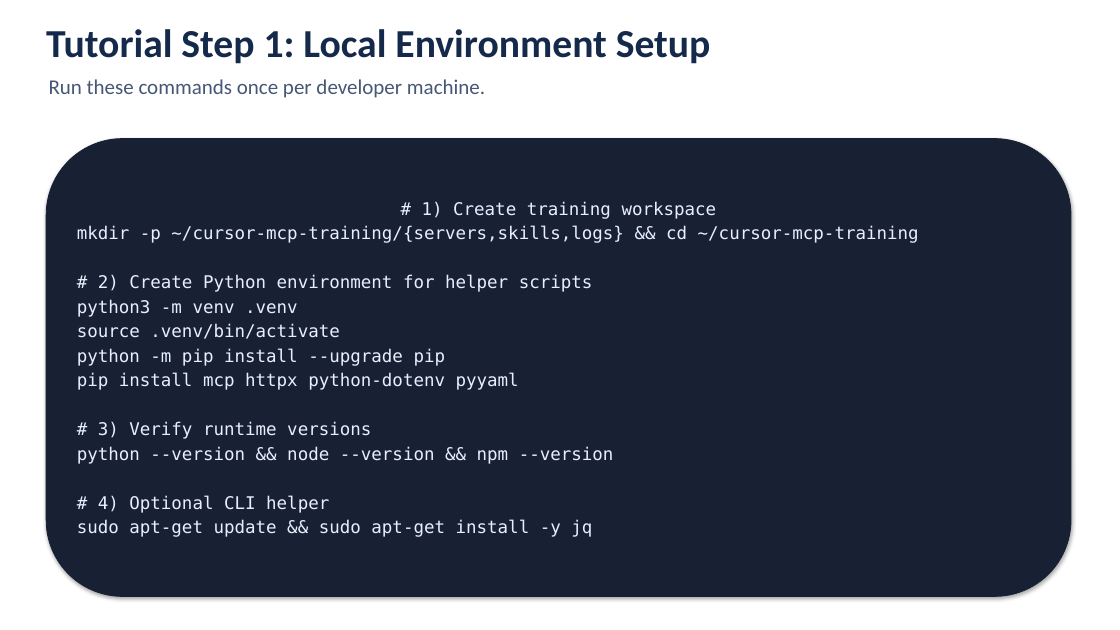
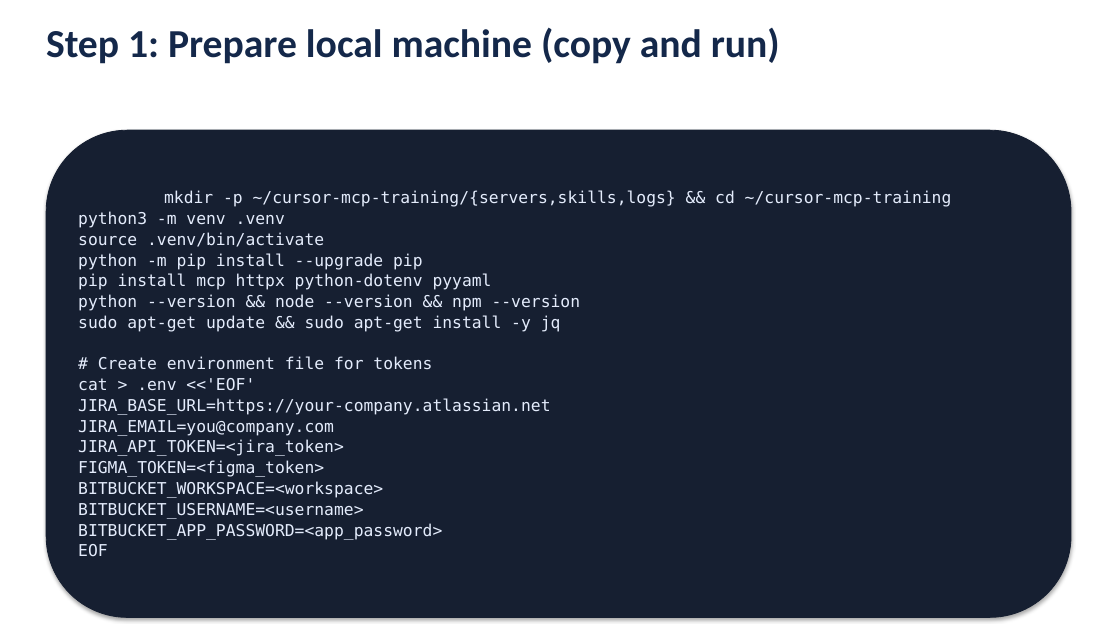
Before and after one commit to hassanahmedfoodservicesdirectunilever/cursor, a slide deck: slide 8 of Solution_Assessment_Cursor_AI_Capabilities_Integration_Review.pptx (slide 11 before the commit). Drawn at 1120x630 pixels with LibreOffice and Linux fonts; fonts in the diff are those of the drawing. Boxes give left, top, right and bottom in pixels: in the first picture for what was removed or moved away, otherwise in the second. Text is boxed around its words. In the diff, an @@ line names an element or a change of style, - is before the commit and + after.

```diff
--- a/Solution_Assessment_Cursor_AI_Capabilities_Integration_Review.pptx
+++ b/Solution_Assessment_Cursor_AI_Capabilities_Integration_Review.pptx
@@ text at (x1=46, y1=27, x2=780, y2=64): text changed; text colour #152A4B to #14284A @@
-Tutorial Step 1: Local Environment Setup
+Step 1: Prepare local machine (copy and run)
@@ text removed at (x1=49, y1=79, x2=485, y2=98) @@
-Run these commands once per developer machine.
@@ rounded rectangle "mkdir -p ~/cursor-mcp-training/{servers,skills,logs} && cd ..." resized from (x1=46, y1=139, x2=1071, y2=597) to (x1=46, y1=130, x2=1071, y2=618) @@
@@ rounded rectangle "mkdir -p ~/cursor-mcp-training/{servers,skills,logs} && cd ..." at (x1=46, y1=130, x2=1071, y2=618): fill #182134 to #161F31; outline #182134 0.75 pt to #161F31 0.75 pt @@
@@ text in rounded rectangle at (x1=78, y1=190, x2=952, y2=332): size 15 to 14 pt, text colour #E8EEFC to #E4ECFC in "mkdir -p ~/cursor-mcp-training/{servers,skills,logs} && cd ~ ...", "python3 -m venv .venv", "source .venv/bin/activate", "python -m pip install --upgrade pip" and 3 more places; alignment left to centre; less space between paragraphs @@
@@ text in rounded rectangle at (x1=422, y1=201, x2=717, y2=219): paragraph removed @@
-# 1) Create training workspace
@@ text in rounded rectangle at (x1=98, y1=274, x2=593, y2=292): paragraph removed @@
-# 2) Create Python environment for helper scripts
@@ text in rounded rectangle at (x1=78, y1=356, x2=550, y2=556): paragraphs added @@
+# Create environment file for tokens
+cat > .env <<'EOF'
+JIRA_BASE_URL=https://your-company.atlassian.net
+JIRA_EMAIL=you@company.com
+JIRA_API_TOKEN=<jira_token>
+FIGMA_TOKEN=<figma_token>
+BITBUCKET_WORKSPACE=<workspace>
+BITBUCKET_USERNAME=<username>
+BITBUCKET_APP_PASSWORD=<app_password>
+EOF
@@ text in rounded rectangle at (x1=98, y1=422, x2=371, y2=439): paragraph removed @@
-# 3) Verify runtime versions
@@ text in rounded rectangle at (x1=98, y1=495, x2=329, y2=513): paragraph removed @@
-# 4) Optional CLI helper
```
Also in this commit, not shown: 6 other slides changed, 12 slides added, 13 slides removed, 24 other files.
